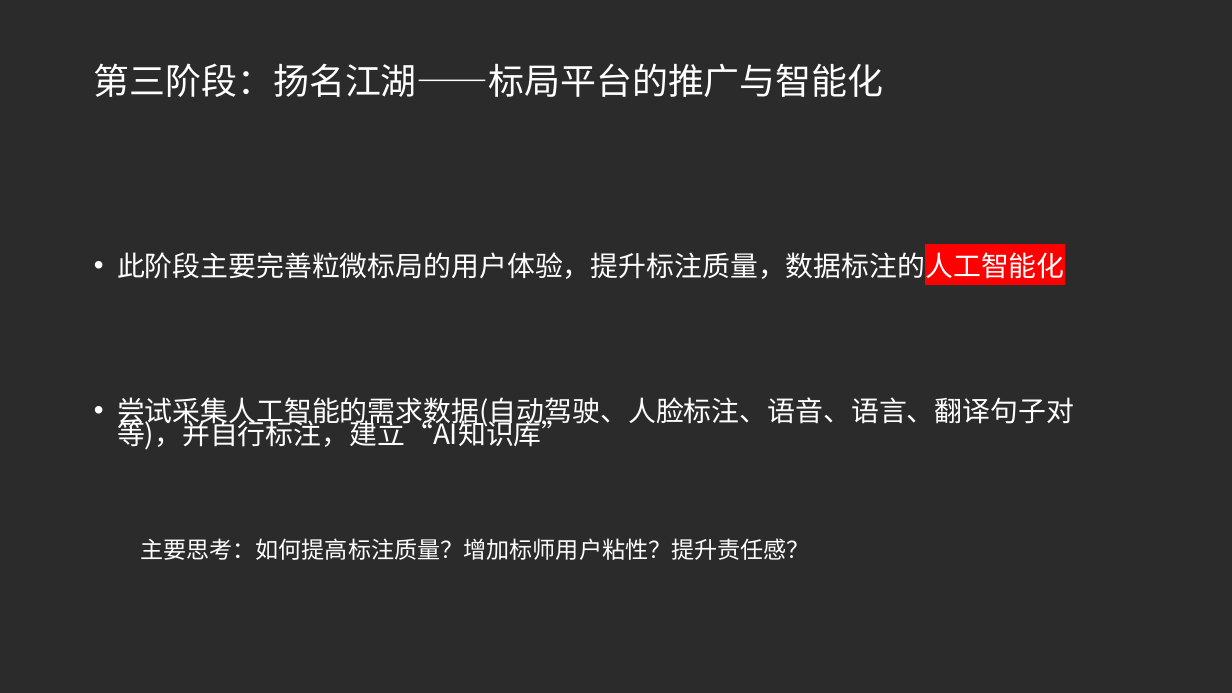
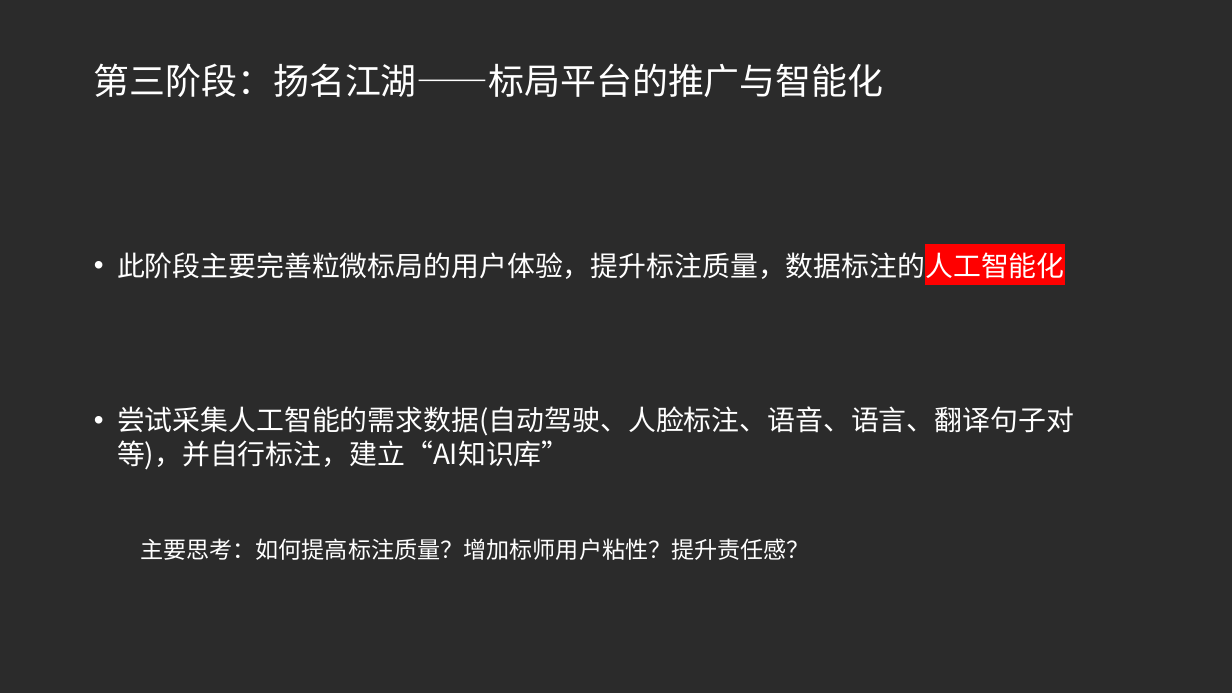
Before and after one commit to sparkapiAI/plan, a slide deck: slide 29 of SparkAPI产品规划.pptx. Drawn at 1232x693 pixels with LibreOffice and Linux fonts; fonts in the diff are those of the drawing; background and template pictures are left out; a plain dark background stands for a picture behind light text. Boxes give left, top, right and bottom in pixels: in the first picture for what was removed or moved away, otherwise in the second. Text is boxed around its words. In the diff, an @@ line names an element or a change of style, - is before the commit and + after.

```diff
--- a/SparkAPI产品规划.pptx
+++ b/SparkAPI产品规划.pptx
@@ text at box(117, 406, 1074, 470): line spacing 0.7 to 1 @@
```
Also in this commit, not shown: 2 other slides changed, 2 other files.
